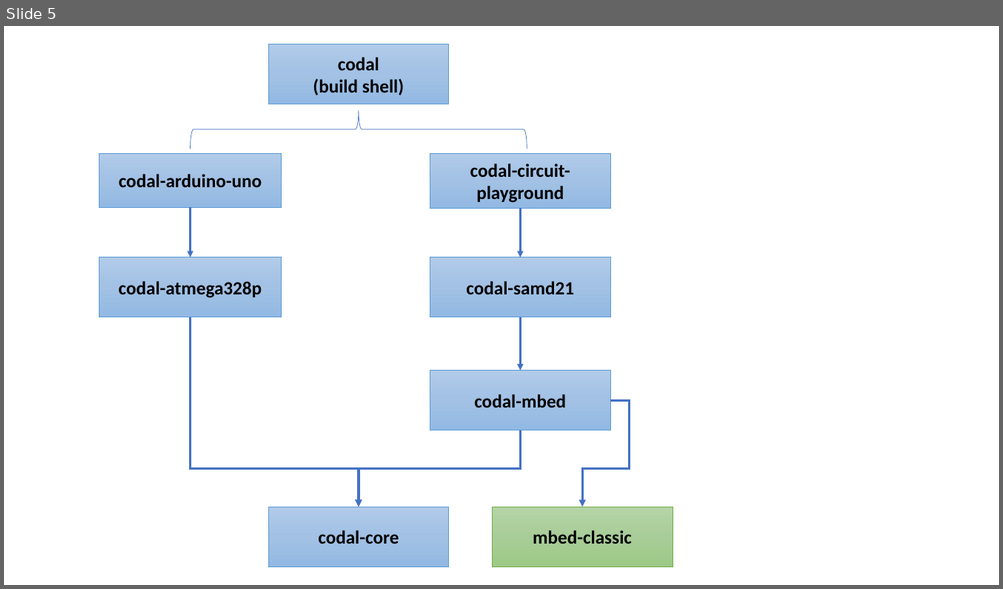
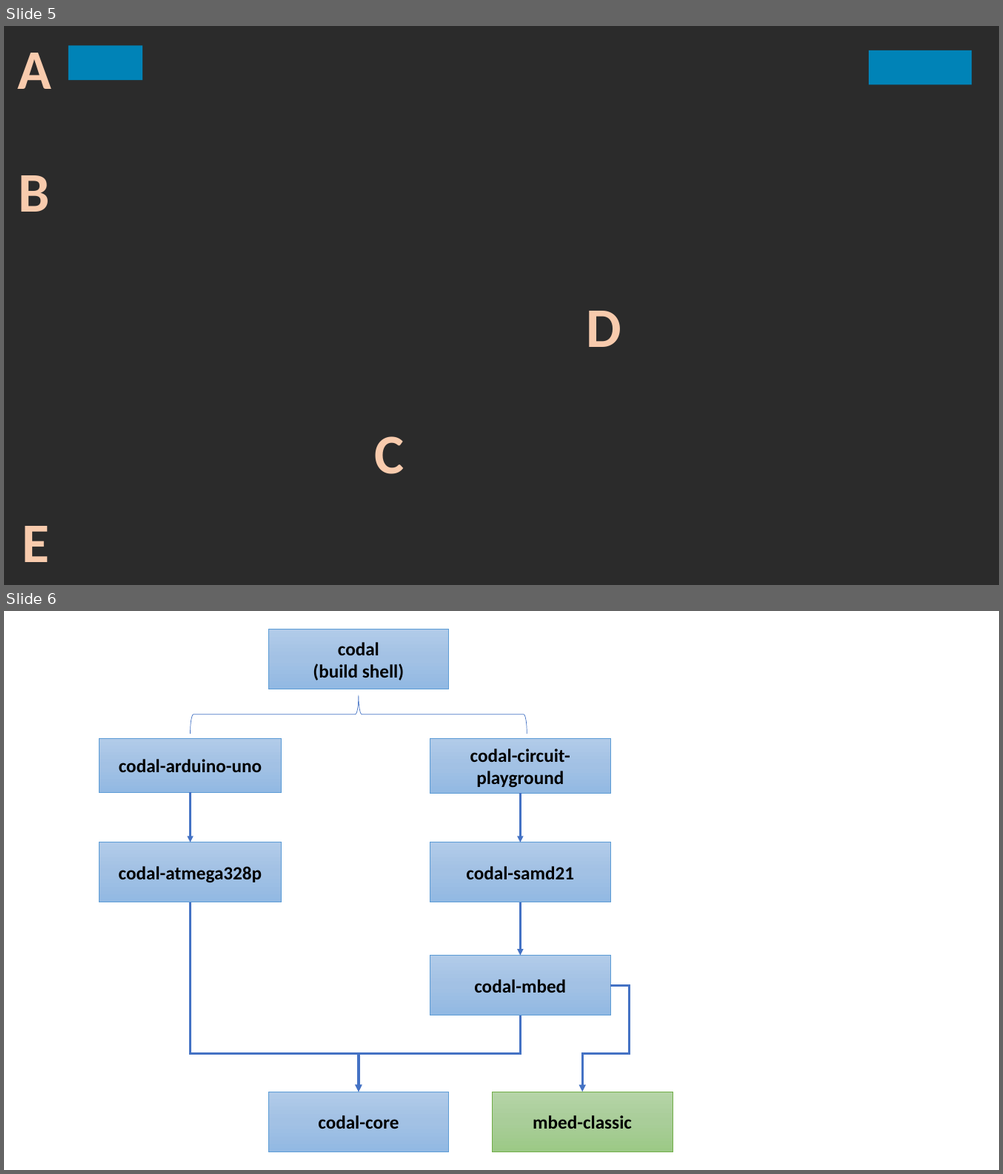
Before and after one commit to microsoft/pxt, a slide deck: papers/tr2017/diagrams.pptx. Shown one above the other, each under a label of ours: slide 5 before the commit, slides 5 and 6 after it. The pictures are 1003x589 and 1003x1174 pixels, drawn with LibreOffice and Linux fonts; fonts in the diff are those of the drawing; background and template pictures are left out; a plain dark background stands for a picture behind light text. Boxes give left, top, right and bottom in pixels: in the first picture for what was removed or moved away, otherwise in the second. Text is boxed around its words. In the diff, an @@ line names an element or a change of style, - is before the commit and + after.

```diff
--- a/papers/tr2017/diagrams.pptx
+++ b/papers/tr2017/diagrams.pptx
@@ slide 5 added at [4, 26, 999, 585], background picture (left out) @@
@@ rectangle added at [68, 45, 142, 80], fill #0083B7 @@
@@ text added at [18, 53, 52, 89], 54 pt, text #F8CBAD, bold @@
+A
@@ rectangle added at [869, 50, 972, 85], fill #0083B7 @@
@@ text added at [18, 175, 49, 212], 54 pt, text #F8CBAD, bold @@
+B
@@ text added at [586, 311, 621, 347], 54 pt, text #F8CBAD, bold @@
+D
@@ text added at [375, 437, 404, 474], 54 pt, text #F8CBAD, bold @@
+C
@@ text added at [22, 526, 50, 562], 54 pt, text #F8CBAD, bold @@
+E
@@ what was slide 5 is now slide 6 @@
```
Also in this commit, not shown: 3 other files.
